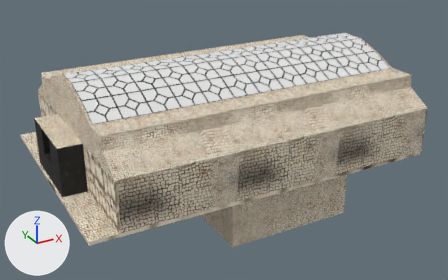
The FBX model Assets/SwimmingPoolRoom.fbx, before and after one commit.
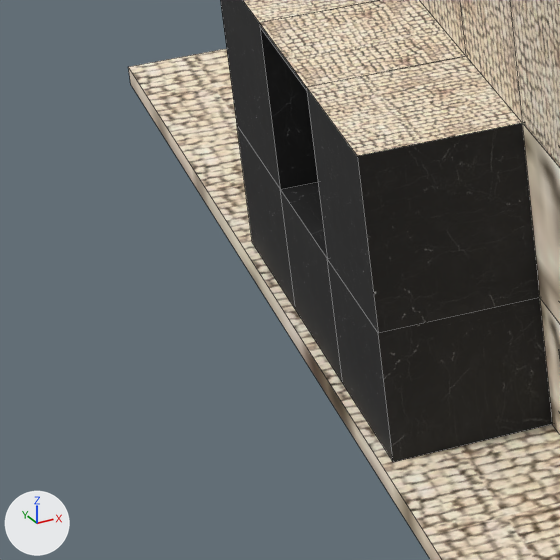
Each version is shown whole from a 50 mm lens placed at (-7.85, -48.53, 19.82), pointed at (13.68, -9.39, 0.25), then close up on the part from 0% to 20% of the width and 44% to 76% of the height. Every picture has the same lights, and +X, +Y and +Z are marked at lower left. The close-ups show mesh edges as thin lines. Where no turn or scale is listed for an object, it has been applied to the vertices. Vertices at the same position are counted once.

The first close-up shows 'SwimmingPoolRoomFloor', 'SwimmingPoolRoomWallB0Front', 'SwimmingPoolRoomWallB1Front.002', 'SwimmingPoolRoomWallCeilingFront', 'SwimmingPoolRoomWallEntrance'.
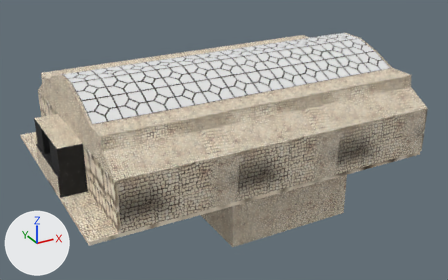
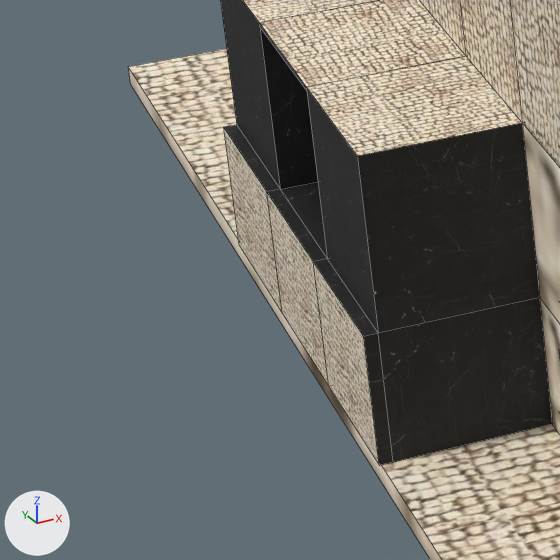
Boxes [x1, y1, x2, y2] around the edits, measured in the close-ups (560 x 560 px):
'SwimmingPoolRoomWallEntrance', reshaped: before [220, 0, 552, 462]; after [220, 0, 552, 465]
part 1 of me_swimmingpoolroomwallentrance_1_85x6x3_5, built on: before [237, 126, 393, 461]; after [224, 125, 393, 465]

Patch to the scene script:
```diff
--- a/Assets/SwimmingPoolRoom.fbx.py
+++ b/Assets/SwimmingPoolRoom.fbx.py
@@ me_swimmingpoolroomwallentrance_1_85x6x3_5 @@
 # used by ob_swimmingpoolroomwallentrance; location = (0.15, -12.0, 0.0)
-me_swimmingpoolroomwallentrance_1_85x6x3_5.from_pydata(...)  # 40 vertices, 38 faces; spans x 0.0..1.85, y 0.0..6.0, z 0.0..3.5
+me_swimmingpoolroomwallentrance_1_85x6x3_5.from_pydata(...)  # 48 vertices, 46 faces; spans x -0.15..1.85, y 0.0..6.0, z 0.0..3.5
+# me_swimmingpoolroomwallentrance_1_85x6x3_5 part 1
+# 3 faces are deleted
+# 8 new vertices lie (-0.15, 0.0, 0.0) away from vertices in x 0.0, y 0.0..6.0, z 0.0..1.5
+# 8 new faces join them, mat_marbleblack_005 (picture img_marble_black_1_jpg)
+# 3 new faces join them, mat_pooltilesbrown1_010 (picture img_iridescent_brown_glass_jpg)
 me_swimmingpoolroomwallentrance_1_85x6x3_5.materials.append(mat_pooltilesbrown1_010)
```
